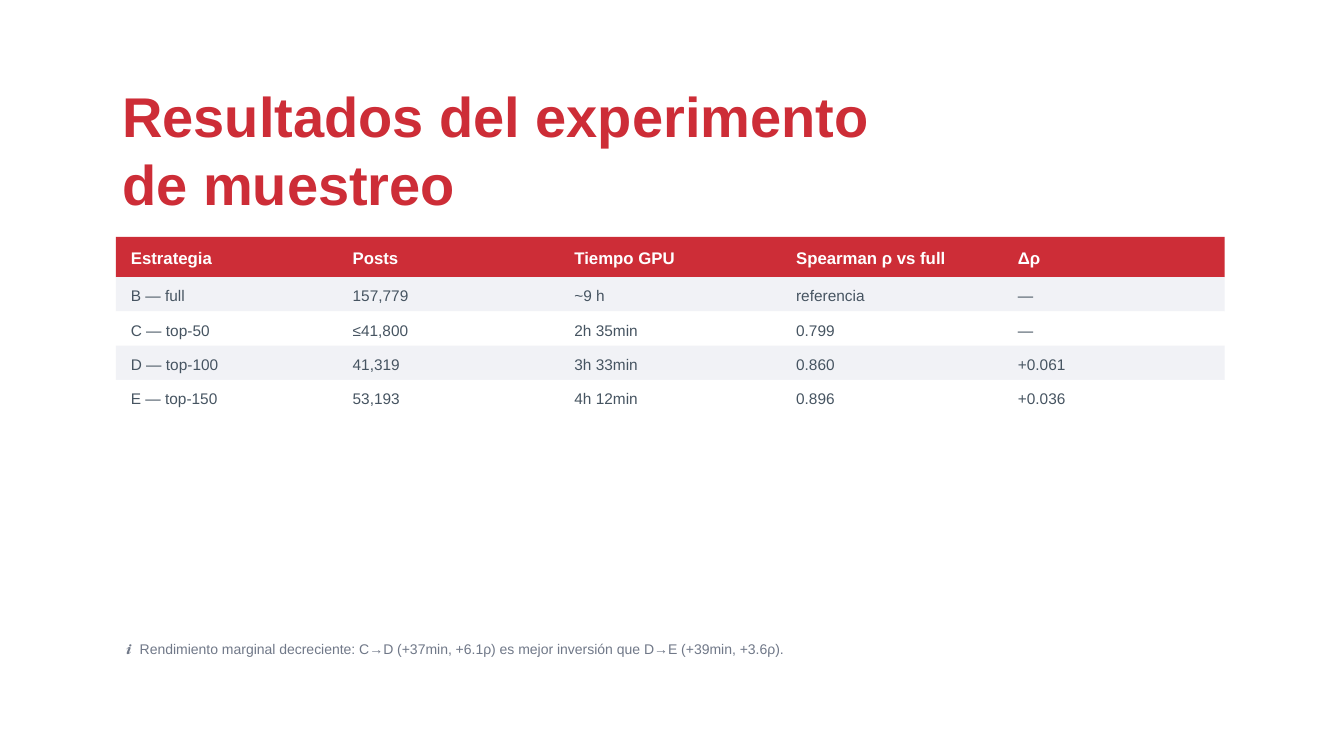
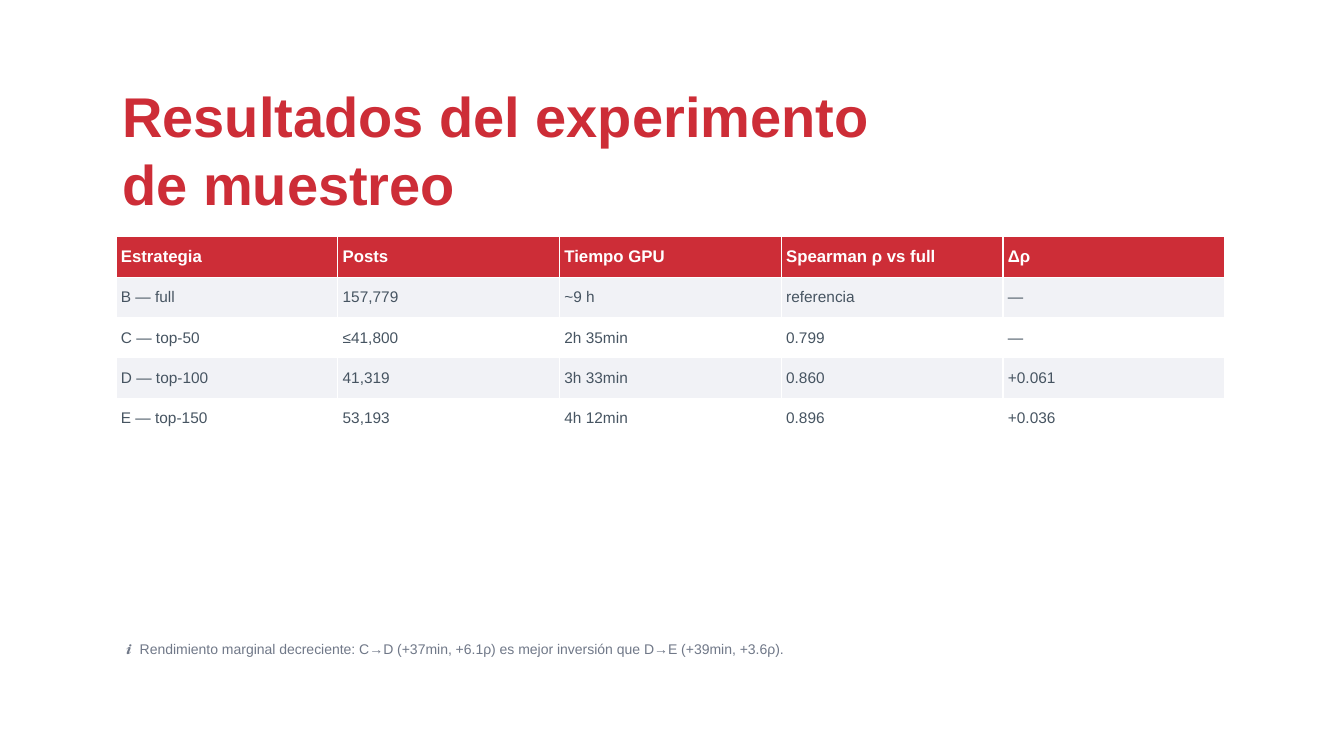
Before and after one commit to drj3ky11/FearOfTheDark, a slide deck: slide 18 of IronMarch/csbc26_caso_ironmarch.pptx. Drawn at 1344x756 pixels with LibreOffice and Linux fonts; fonts in the diff are those of the drawing; background and template pictures are left out. Boxes give left, top, right and bottom in pixels: in the first picture for what was removed or moved away, otherwise in the second. Text is boxed around its words. In the diff, an @@ line names an element or a change of style, - is before the commit and + after.

Commit message:
feat: use native PowerPoint tables instead of hand-drawn rectangles
Switch table_slide to graphic-frame tables (add_table) so column widths
and row heights can be adjusted directly in PowerPoint/LibreOffice, and
let the app handle text wrapping instead of a manual row-height estimate.

```diff
--- a/IronMarch/csbc26_caso_ironmarch.pptx
+++ b/IronMarch/csbc26_caso_ironmarch.pptx
@@ rectangle removed at <box>116,237,1225,277</box> @@
@@ table added at <box>116,237,1225,439</box>, 5 rows, 5 columns @@
+Estrategia | Posts | Tiempo GPU | Spearman ρ vs full | Δρ
+B — full | 157,779 | ~9 h | referencia | —
+C — top-50 | ≤41,800 | 2h 35min | 0.799 | —
+D — top-100 | 41,319 | 3h 33min | 0.860 | +0.061
+E — top-150 | 53,193 | 4h 12min | 0.896 | +0.036
@@ text removed at <box>131,252,212,268</box> @@
-Estrategia
@@ text removed at <box>353,252,399,264</box> @@
-Posts
@@ text removed at <box>574,252,674,268</box> @@
-Tiempo GPU
@@ text removed at <box>796,252,945,268</box> @@
-Spearman ρ vs full
@@ text removed at <box>1018,252,1040,268</box> @@
-Δρ
@@ rectangle removed at <box>116,277,1225,312</box> @@
@@ text removed at <box>131,290,185,301</box> @@
-B — full
@@ text removed at <box>353,290,409,303</box> @@
-157,779
@@ text removed at <box>574,290,605,301</box> @@
-~9 h
@@ text removed at <box>796,290,865,301</box> @@
-referencia
@@ text removed at <box>1008,281,1220,316</box> @@
-—
@@ rectangle removed at <box>116,312,1225,346</box> @@
@@ text removed at <box>131,325,210,339</box> @@
-C — top-50
@@ text removed at <box>353,325,409,338</box> @@
-≤41,800
@@ text removed at <box>574,325,638,336</box> @@
-2h 35min
@@ text removed at <box>796,325,835,336</box> @@
-0.799
@@ text removed at <box>1008,316,1220,350</box> @@
-—
@@ rectangle removed at <box>116,346,1225,380</box> @@
@@ text removed at <box>131,359,218,373</box> @@
-D — top-100
@@ text removed at <box>353,359,400,372</box> @@
-41,319
@@ text removed at <box>574,359,638,370</box> @@
-3h 33min
@@ text removed at <box>796,359,835,370</box> @@
-0.860
@@ text removed at <box>1018,359,1066,370</box> @@
-+0.061
@@ rectangle removed at <box>116,380,1225,414</box> @@
@@ text removed at <box>131,393,217,407</box> @@
-E — top-150
@@ text removed at <box>353,393,400,406</box> @@
-53,193
@@ text removed at <box>574,393,638,404</box> @@
-4h 12min
@@ text removed at <box>796,393,835,404</box> @@
-0.896
@@ text removed at <box>1018,393,1066,404</box> @@
-+0.036
```
Also in this commit, not shown: 1 other slide changed, 7 other files.
